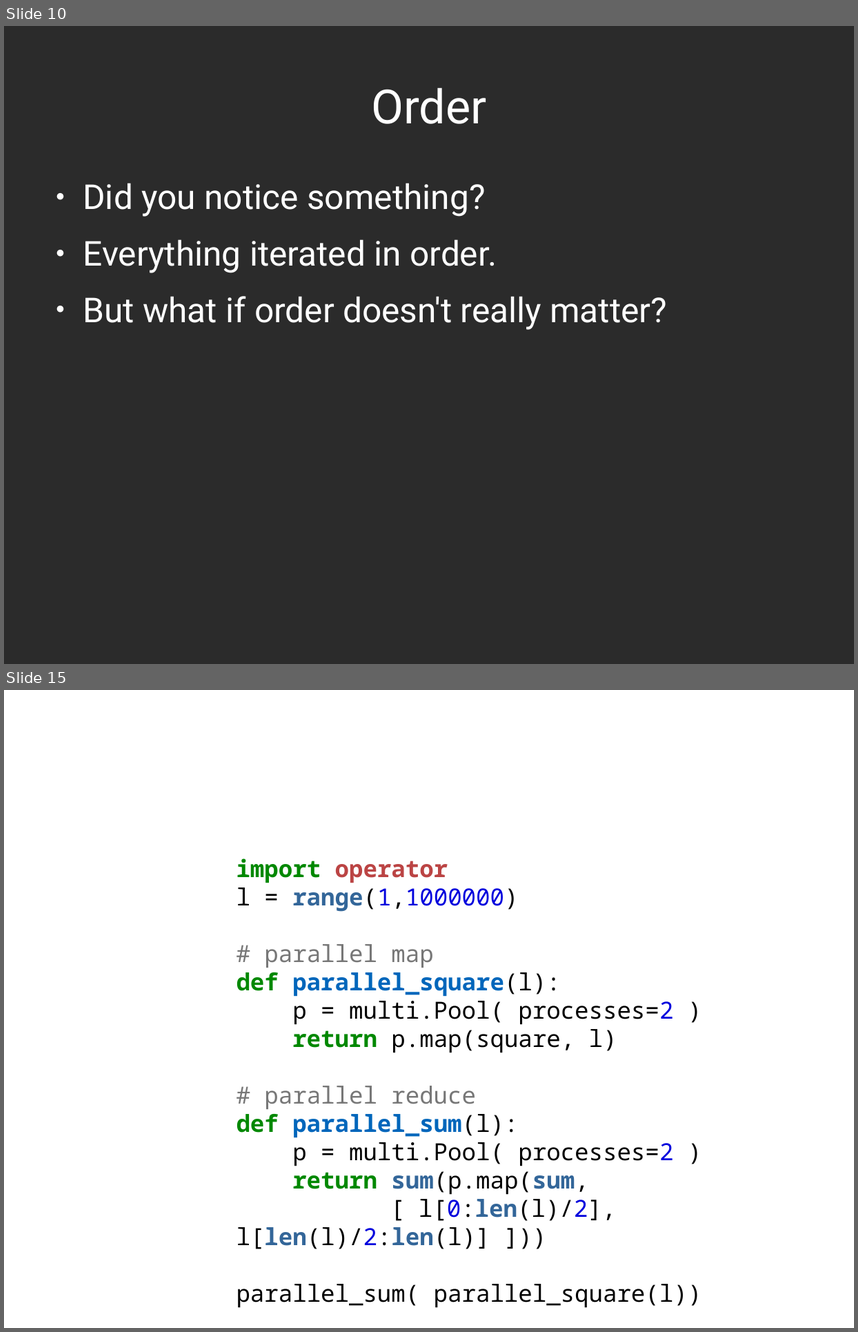
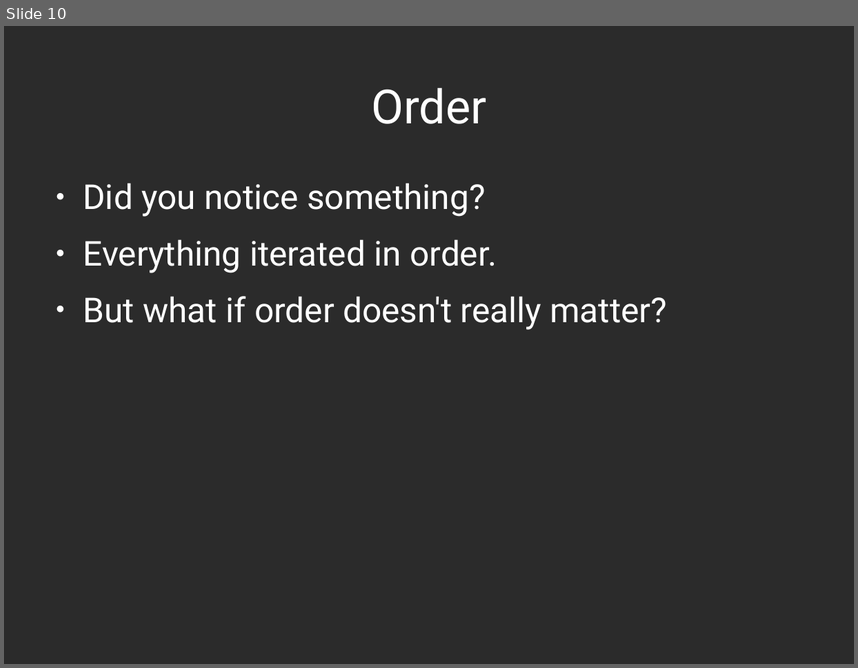
Before and after one commit to abramhindle/python-iteration-talk, a slide deck: iteration-talk.odp. Shown one above the other, each under a label of ours: slides 10 and 15 before the commit, slide 10 after it; the slides between them are not shown. The pictures are 858x1332 and 858x668 pixels, drawn with LibreOffice and Linux fonts; fonts in the diff are those of the drawing; background and template pictures are left out; a plain dark background stands for a picture behind light text. Boxes give left, top, right and bottom in pixels: in the first picture for what was removed or moved away, otherwise in the second. Text is boxed around its words. In the diff, an @@ line names an element or a change of style, - is before the commit and + after.

```diff
--- a/iteration-talk.odp
+++ b/iteration-talk.odp
@@ slide 15 removed at [4, 690, 854, 1328], background picture (left out) @@
@@ text removed at [237, 858, 702, 1308] @@
-import operator
-l = range(1,1000000)
-# parallel map
-def parallel_square(l):
-p = multi.Pool( processes=2 )
-return p.map(square, l)
-# parallel reduce
-def parallel_sum(l):
-p = multi.Pool( processes=2 )
-return sum(p.map(sum,
-[ l[0:len(l)/2], l[len(l)/2:len(l)] ]))
-parallel_sum( parallel_square(l))
@@ title removed at [292, 1085, 518, 1138] @@
-Reduce Can Be Parallel (Sometimes)
```
Also in this commit, not shown: 10 slides changed, 2 slides added, 2 other slides removed, 2 other files.
